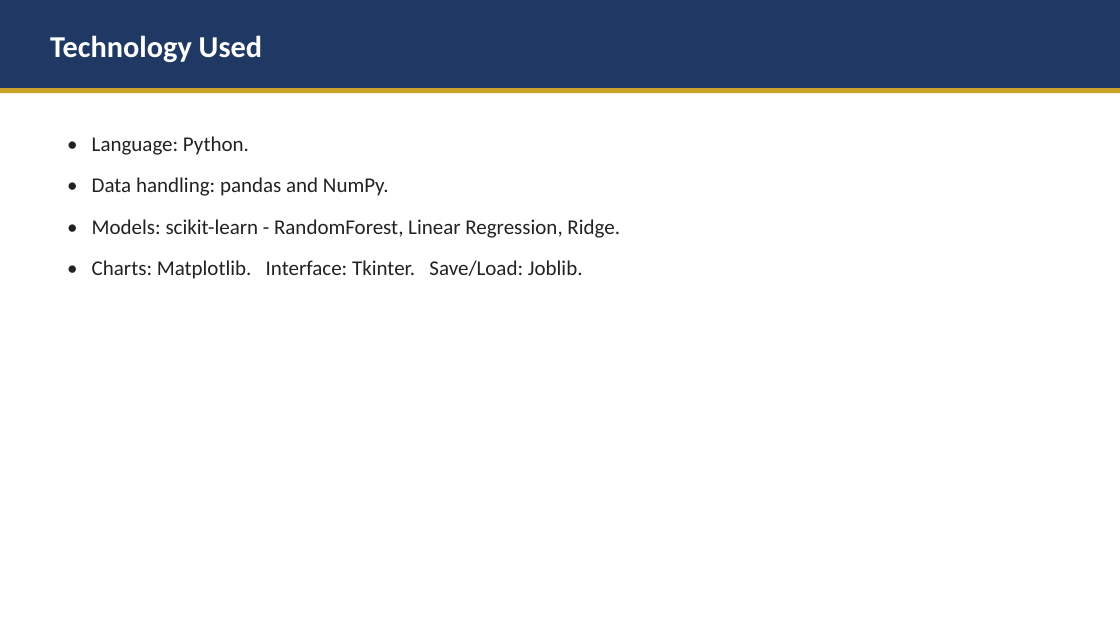
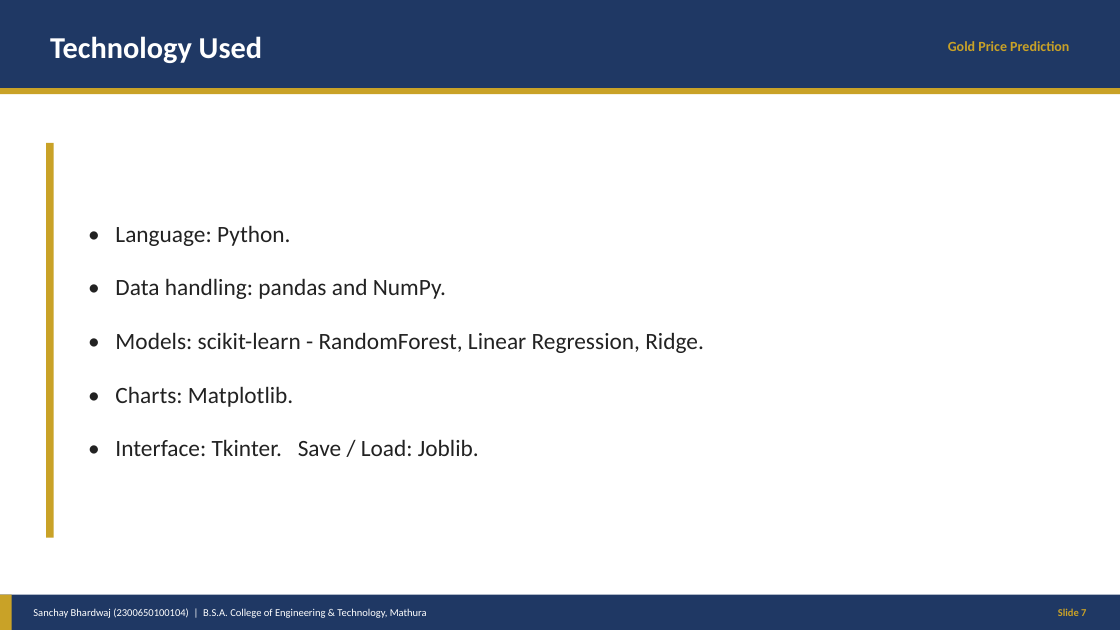
Before and after one commit to sanchaybhardwaj411-alt/gold-price-prediction, a slide deck: slide 7 of docs/Gold-Price-Prediction-Presentation.pptx. Drawn at 1120x630 pixels with LibreOffice and Linux fonts; fonts in the diff are those of the drawing. Boxes give left, top, right and bottom in pixels: in the first picture for what was removed or moved away, otherwise in the second. Text is boxed around its words. In the diff, an @@ line names an element or a change of style, - is before the commit and + after.

Commit message:
Redesign presentation: full-page slides, Sanchay-only attribution, results chart

```diff
--- a/docs/Gold-Price-Prediction-Presentation.pptx
+++ b/docs/Gold-Price-Prediction-Presentation.pptx
@@ text added at box(948, 41, 1069, 51), 12 pt, text #C9A227, bold @@
+Gold Price Prediction
@@ rectangle added at box(46, 143, 54, 538), fill #C9A227 @@
@@ text "• Language: Python.": place and size @@
-text "• Language: Python." at box(92, 136, 620, 279)
+text "• Language: Python." at box(115, 225, 704, 456)
@@ text "• Language: Python." at box(115, 225, 704, 456): vertical alignment top to middle @@
@@ text at box(115, 225, 704, 353): size 18 to 20 pt in "• Language: Python.", "• Data handling: pandas and NumPy.", "• Models: scikit-learn - RandomForest, Linear Regression, ..."; more space between paragraphs @@
@@ text at box(115, 386, 479, 456): text changed; size 18 to 20 pt @@
-• Charts: Matplotlib. Interface: Tkinter. Save/Load: Joblib.
+• Charts: Matplotlib.
+• Interface: Tkinter. Save / Load: Joblib.
@@ rectangle added at box(0, 595, 1120, 630), fill #1F3864 @@
@@ rectangle added at box(0, 595, 12, 630), fill #C9A227 @@
@@ text added at box(33, 608, 427, 618), 9 pt, text #FFFFFF @@
+Sanchay Bhardwaj (2300650100104) | B.S.A. College of Engineering & Technology, Mathura
@@ text added at box(1058, 608, 1086, 616), 9 pt, text #C9A227, bold @@
+Slide 7
```
Also in this commit, not shown: 11 other slides changed, 1 slide added, 1 slide removed, 4 other files.
